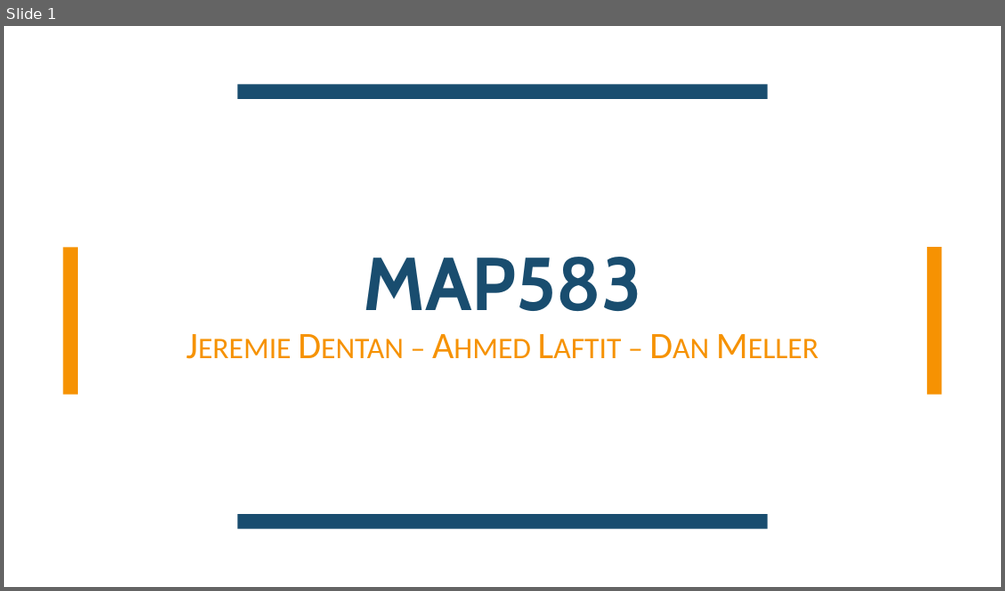
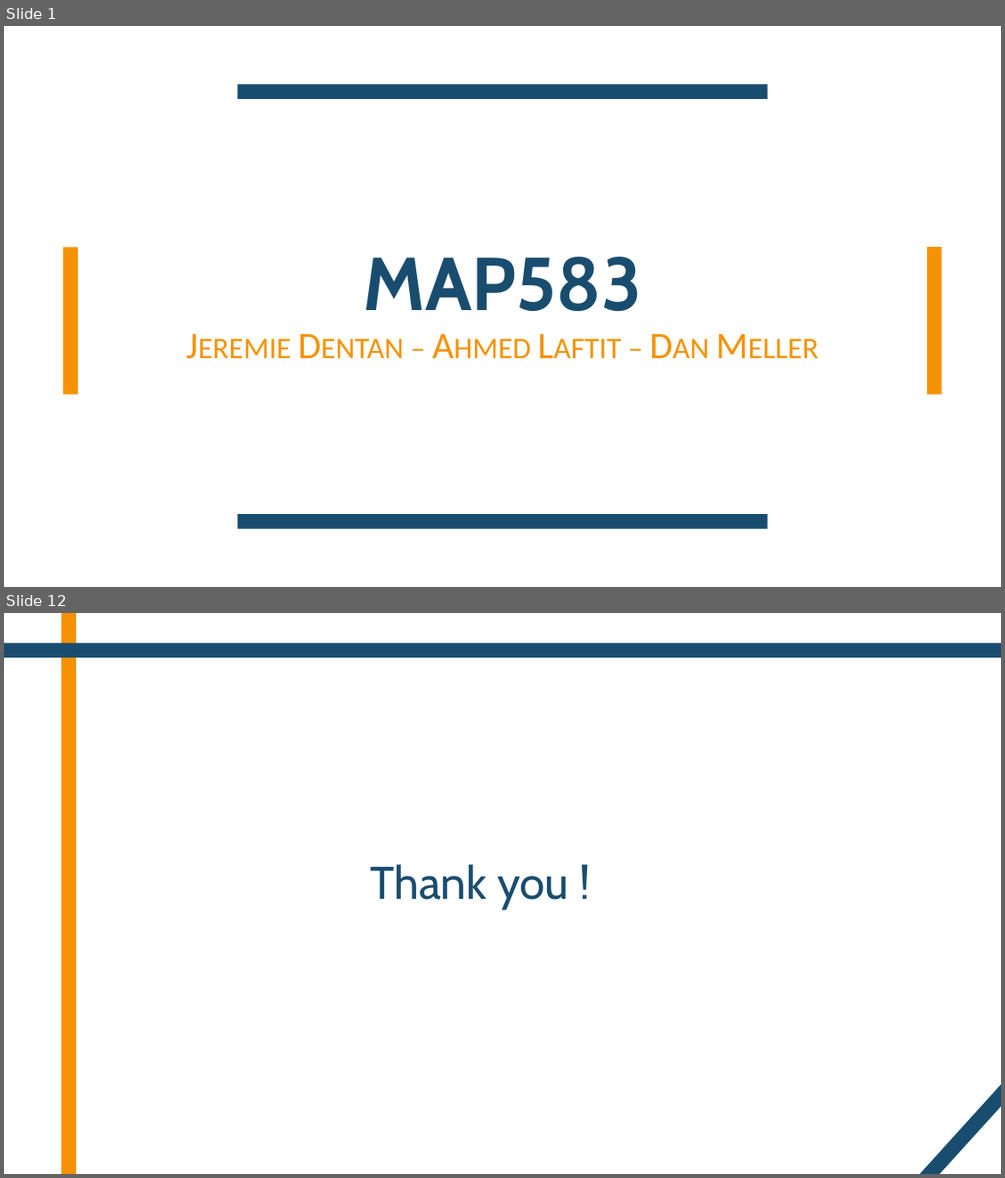
Before and after one commit to DentanJeremie/MAP583-Graph-Transformers, a slide deck: presentation/Presentation.pptx. Shown one above the other, each under a label of ours: slide 1 before the commit, slides 1 and 12 after it; the slides between them are not shown. The pictures are 1005x591 and 1005x1178 pixels, drawn with LibreOffice and Linux fonts; fonts in the diff are those of the drawing. Boxes give left, top, right and bottom in pixels: in the first picture for what was removed or moved away, otherwise in the second. Text is boxed around its words. In the diff, an @@ line names an element or a change of style, - is before the commit and + after.

```diff
--- a/presentation/Presentation.pptx
+++ b/presentation/Presentation.pptx
@@ slide 12 added at <box>4,613,1001,1174</box>, background #FFFFFF @@
@@ rectangle added at <box>62,613,77,1174</box>, fill #F69202 @@
@@ rectangle added at <box>4,643,1001,657</box>, fill #194D6F @@
@@ title added at <box>370,864,569,908</box>, 44 pt, text #194D6F @@
+Thank you !
@@ rectangle added at <box>905,1064,1001,1174</box>, fill #194D6F @@
```
Also in this commit, not shown: 6 slides changed, 4 other slides added, 1 slide removed, 3 other files.
